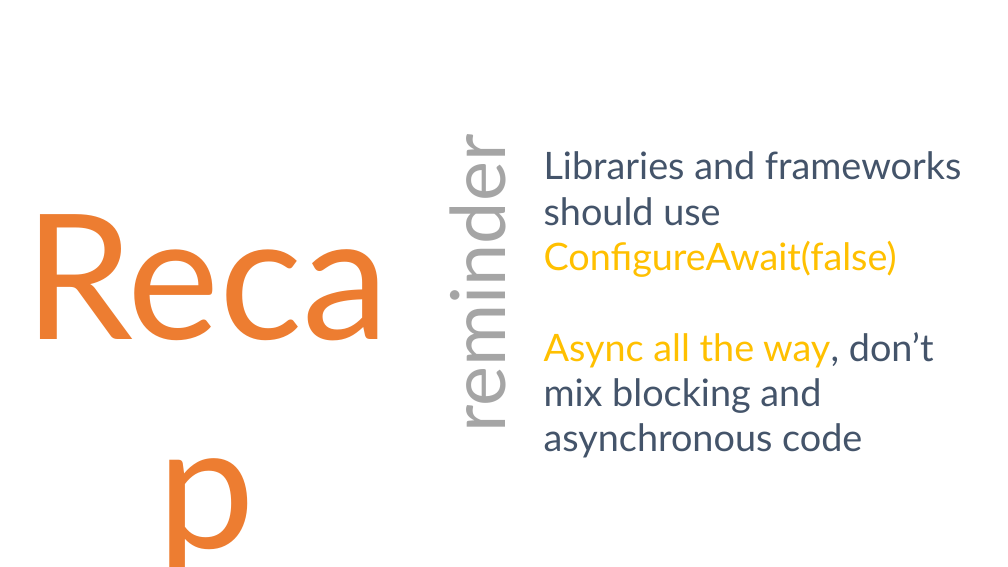
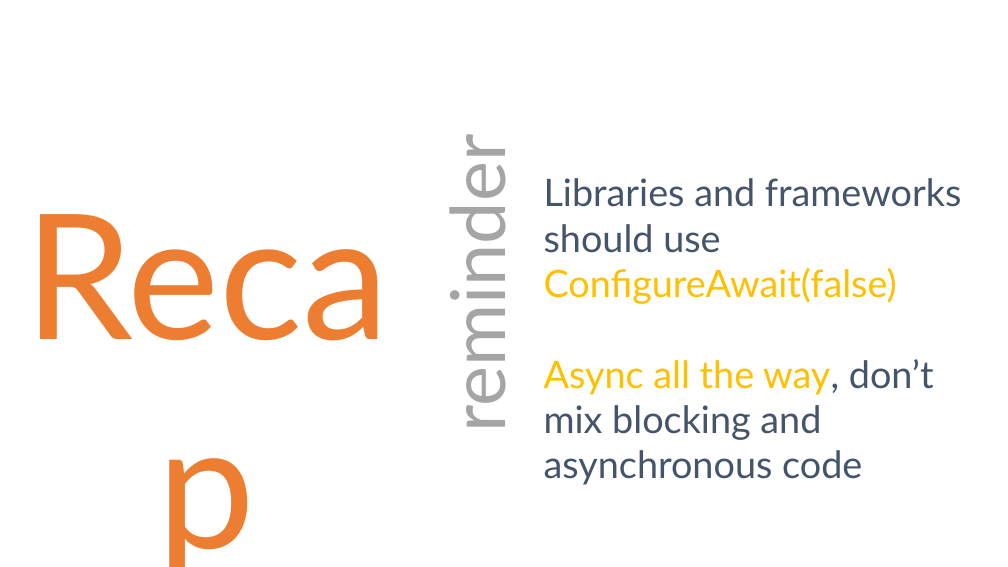
Before and after one commit to danielmarbach/02-25-2016-AsyncWebinar, a slide deck: slide 18 of webinar.pptx (slide 17 before the commit). Drawn at 1008x567 pixels with LibreOffice and Linux fonts; fonts in the diff are those of the drawing. Boxes give left, top, right and bottom in pixels: in the first picture for what was removed or moved away, otherwise in the second. Text is boxed around its words. In the diff, an @@ line names an element or a change of style, - is before the commit and + after.

```diff
--- a/webinar.pptx
+++ b/webinar.pptx
@@ text "Libraries and frameworks should use ...": place and size @@
-text "Libraries and frameworks should use ..." at [544, 151, 962, 458]
+text "Libraries and frameworks should use ..." at [544, 178, 962, 485]
```
Also in this commit, not shown: 5 other slides changed, 4 slides added, 3 slides removed.
